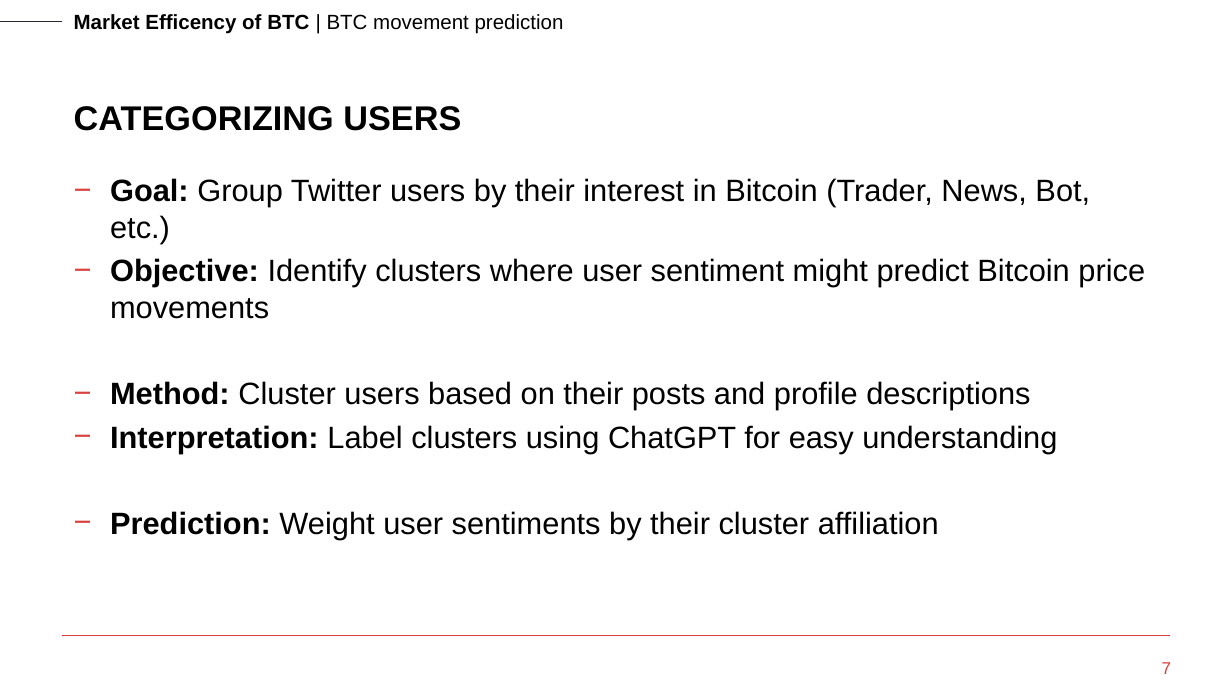
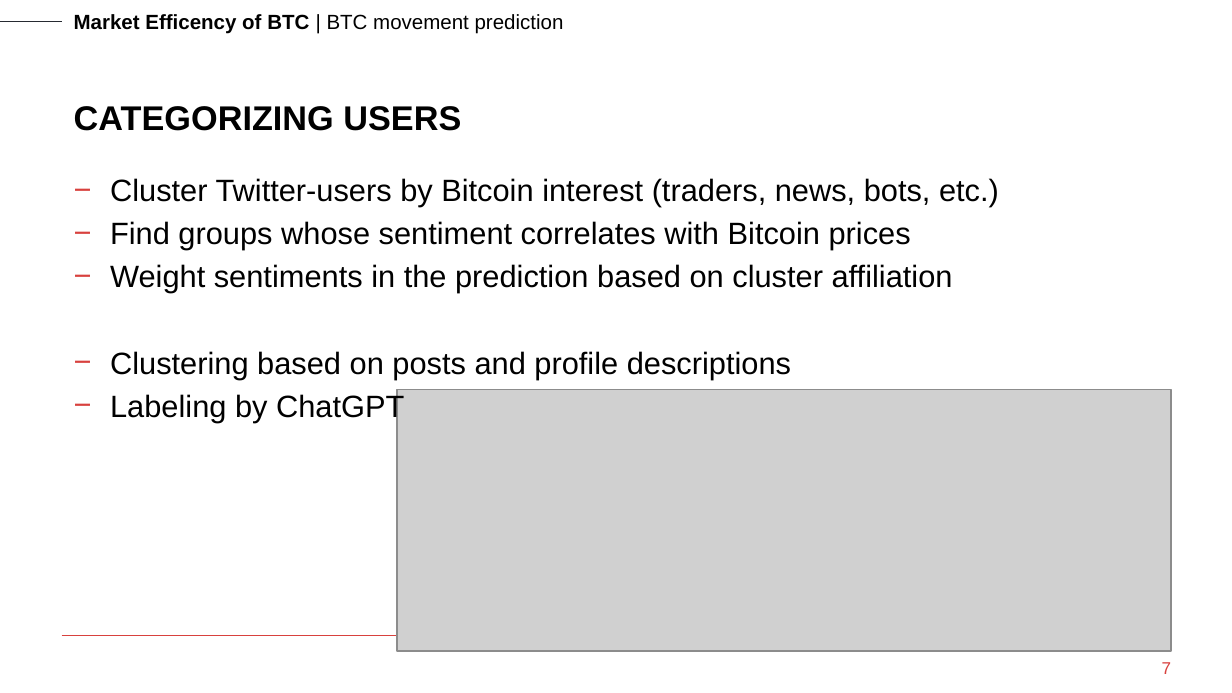
Before and after one commit to Ostap8943/EMTbitcoin, a slide deck: slide 7 of Johannes/mid_present.pptx. Drawn at 1232x693 pixels with LibreOffice and Linux fonts; fonts in the diff are those of the drawing; grey boxes stand for pictures; background and template pictures are left out. Boxes give left, top, right and bottom in pixels: in the first picture for what was removed or moved away, otherwise in the second. Text is boxed around its words. In the diff, an @@ line names an element or a change of style, - is before the commit and + after.

```diff
--- a/Johannes/mid_present.pptx
+++ b/Johannes/mid_present.pptx
@@ text at (110, 178, 999, 422): text changed @@
-− Goal: Group Twitter users by their interest in Bitcoin (Trader, News, Bot, etc.)
-− Objective: Identify clusters where user sentiment might predict Bitcoin price movements
-− Method: Cluster users based on their posts and profile descriptions
-− Interpretation: Label clusters using ChatGPT for easy understanding
-− Prediction: Weight user sentiments by their cluster affiliation
+− Cluster Twitter-users by Bitcoin interest (traders, news, bots, etc.)
+− Find groups whose sentiment correlates with Bitcoin prices
+− Weight sentiments in the prediction based on cluster affiliation
+− Clustering based on posts and profile descriptions
+− Labeling by ChatGPT
@@ picture added at (397, 389, 1170, 650) @@
```
